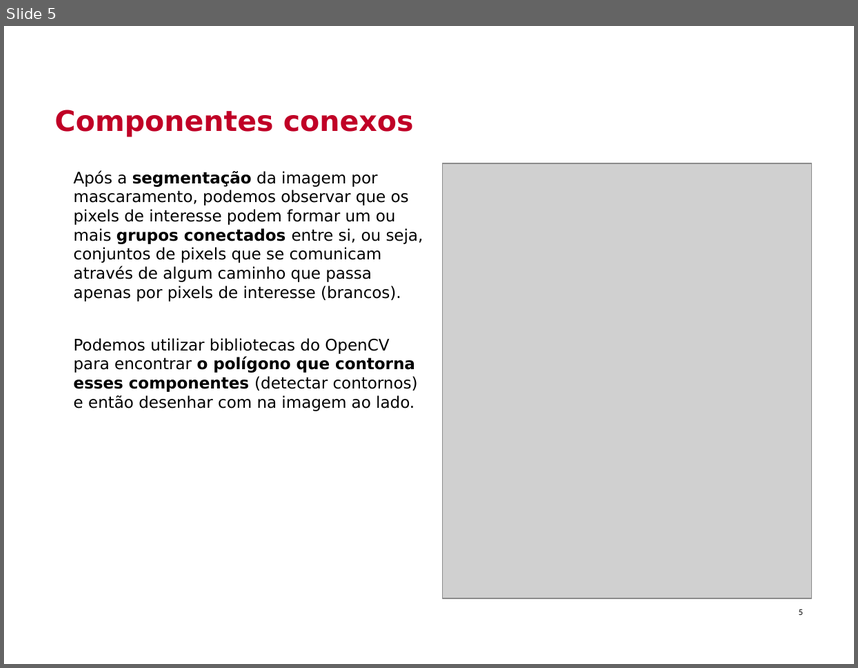
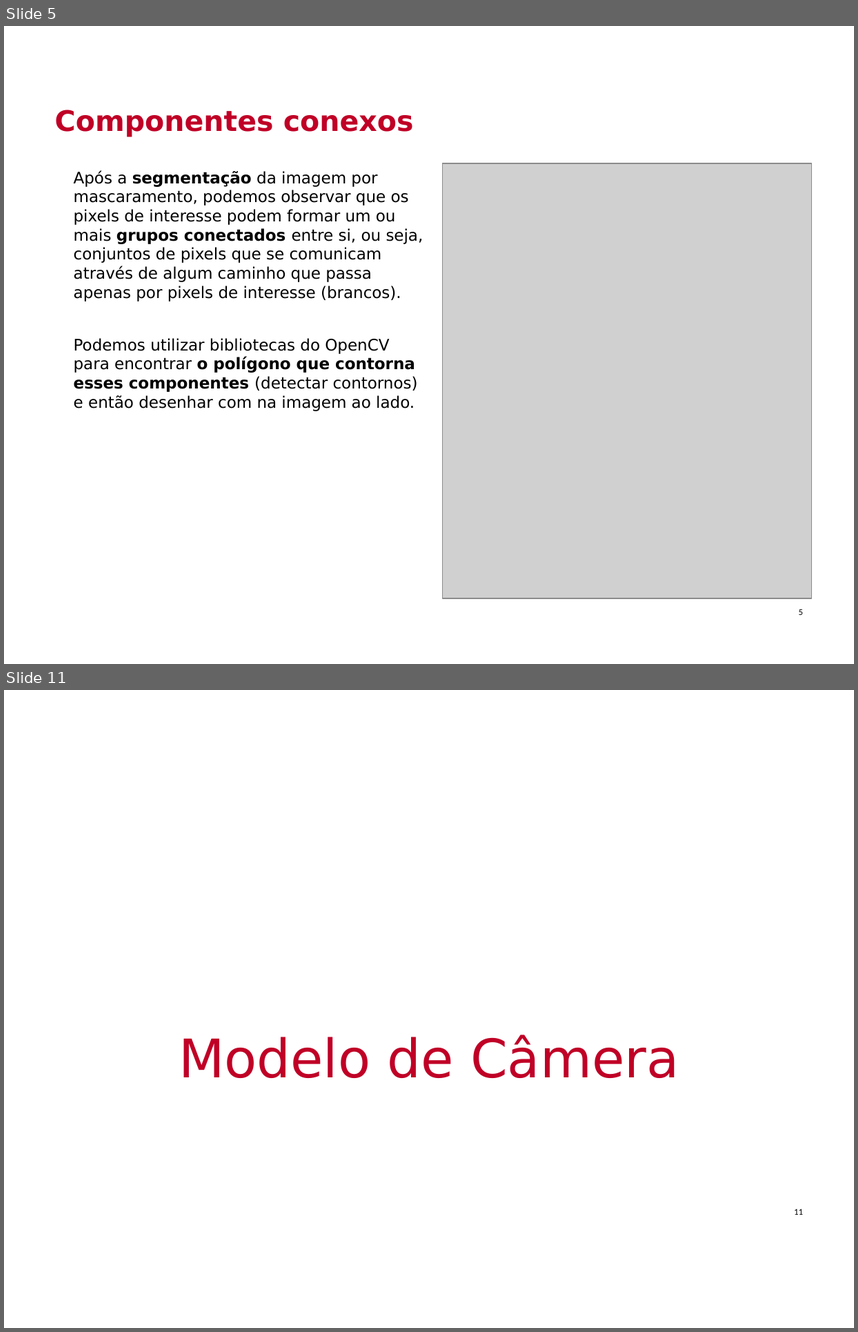
Before and after one commit to Insper/robotica-computacional, a slide deck: docs/modulos/05-visao-p2/slides.pptx. Shown one above the other, each under a label of ours: slide 5 before the commit, slides 5 and 11 after it; the slides between them are not shown. The pictures are 858x668 and 858x1332 pixels, drawn with LibreOffice and Linux fonts; fonts in the diff are those of the drawing; grey boxes stand for pictures; background and template pictures are left out. Boxes give left, top, right and bottom in pixels: in the first picture for what was removed or moved away, otherwise in the second. Text is boxed around its words. In the diff, an @@ line names an element or a change of style, - is before the commit and + after.

```diff
--- a/docs/modulos/05-visao-p2/slides.pptx
+++ b/docs/modulos/05-visao-p2/slides.pptx
@@ slide 11 added at [4, 690, 854, 1328], background picture (left out) @@
@@ title added at [179, 1034, 679, 1078], 45 pt, text #C00026 @@
+Modelo de Câmera
@@ page number added at [794, 1208, 803, 1214], 7.5 pt, text #000000 @@
+11
```
Also in this commit, not shown: 1 slide changed, 6 other slides added, 4 other files.
